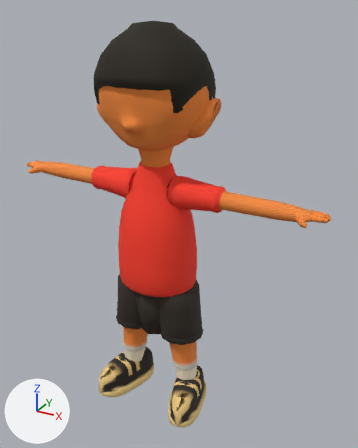
One commit to the glTF model public/v2/models/kid_smokey.glb: the scene before it, then after it.
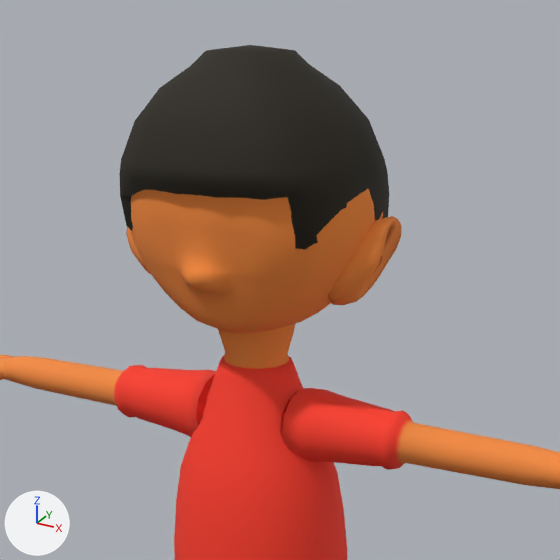
Each version is shown whole from a 50 mm lens placed at (2.39, -3.88, 4.08), pointed at (0.16, 0.17, 2.06), then close up on the part from 11% to 82% of the width and 0% to 57% of the height. Every picture has the same lights, and +X, +Y and +Z are marked at lower left. The last two pictures show the newer version. Objects named as collision shapes, trigger or cutter boxes, shadow casters or lower levels of detail are left out. Vertices at exactly the same position are counted once.

The first close-up shows 'kid_smokey_LOD0'.
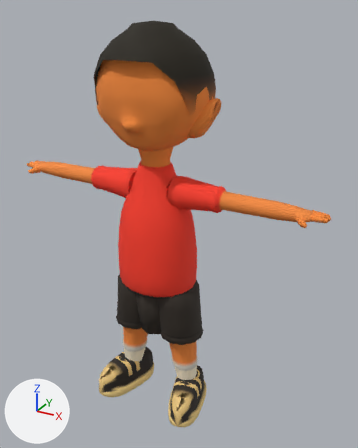
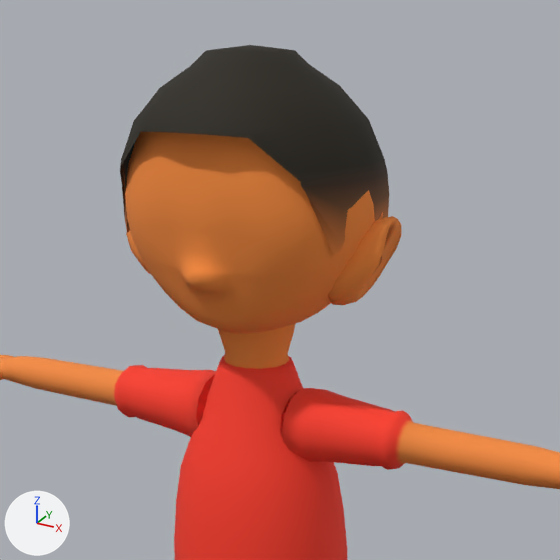
Boxes [x1, y1, x2, y2] around the edits, measured in the close-ups (560 x 560 px):
part 1 of me_kid_smokey_lod0_mesh_001, reshaped: before [119, 66, 376, 250]; after [120, 66, 376, 255]
part 2 of me_kid_smokey_lod0_mesh_001, recoloured (black to brown): before [344, 173, 389, 221]; after [124, 153, 389, 242]

What the commit changed:
me_kid_smokey_lod0_mesh_001 is used by ob_kid_smokey_lod0; location (0.0, 0.0, 0.0).
me_kid_smokey_lod0_mesh_001 had 3268 vertices, 6200 faces and spanned x -1.67..1.67, y -0.48..0.57, z 0.01..3.97.
me_kid_smokey_lod0_mesh_001 now has 3243 vertices, 6126 faces and spans x -1.67..1.67, y -0.48..0.57, z 0.01..3.97.
Part 1, on me_kid_smokey_lod0_mesh_001:
40 vertices are removed from x -0.5..0.51, y -0.46..0.57, z 3.2..3.56.
106 faces are deleted.
6 vertices in x -0.43..0.43, y -0.37..-0.13, z 3.7..3.82 move by (0.0, -0.03, 0.0).
4 vertices in x -0.35..0.35, y -0.3..-0.29, z 3.7..3.82 move by (0.0, -0.01, 0.0).
3 vertices in x -0.08..0.5, y -0.4..-0.15, z 3.3..3.7 move by (0.0, -0.06, 0.0).
6 vertices move from x -0.51..0.33, y -0.41..0.05, z 3.22..3.82 to x -0.5..0.4, y -0.41..-0.12, z 3.3..3.82.
15 vertices are added at x -0.51..0.51, y -0.46..-0.19, z 3.25..3.69.
32 new faces join them, mat_m_hair.
me_kid_smokey_lod0_mesh_001 part 2: 62 kept faces spanning x -0.54..0.54, y -0.33..0.57, z 3.3..3.56 get new vertex colours; the middle colour goes from black #221c0d to brown #51331b.
